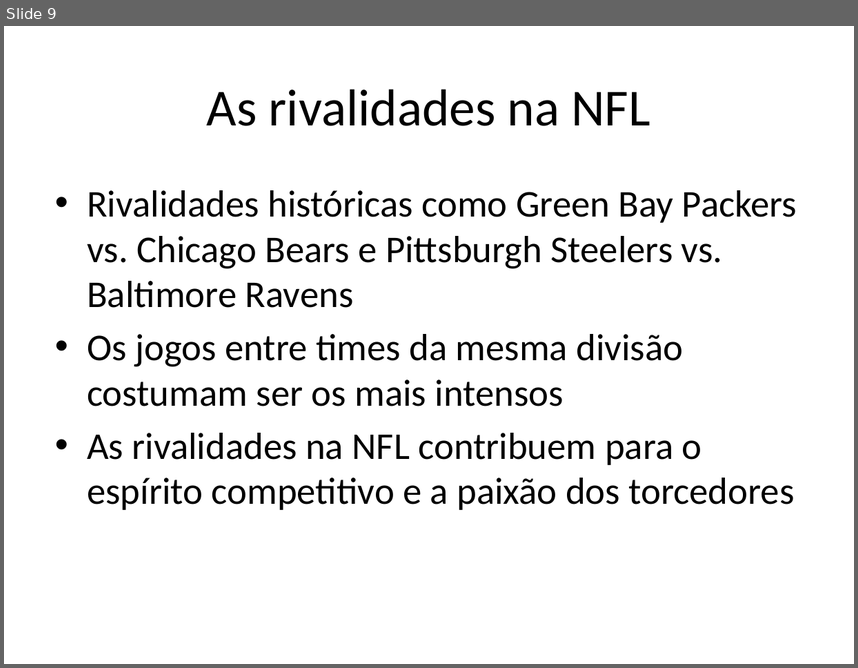
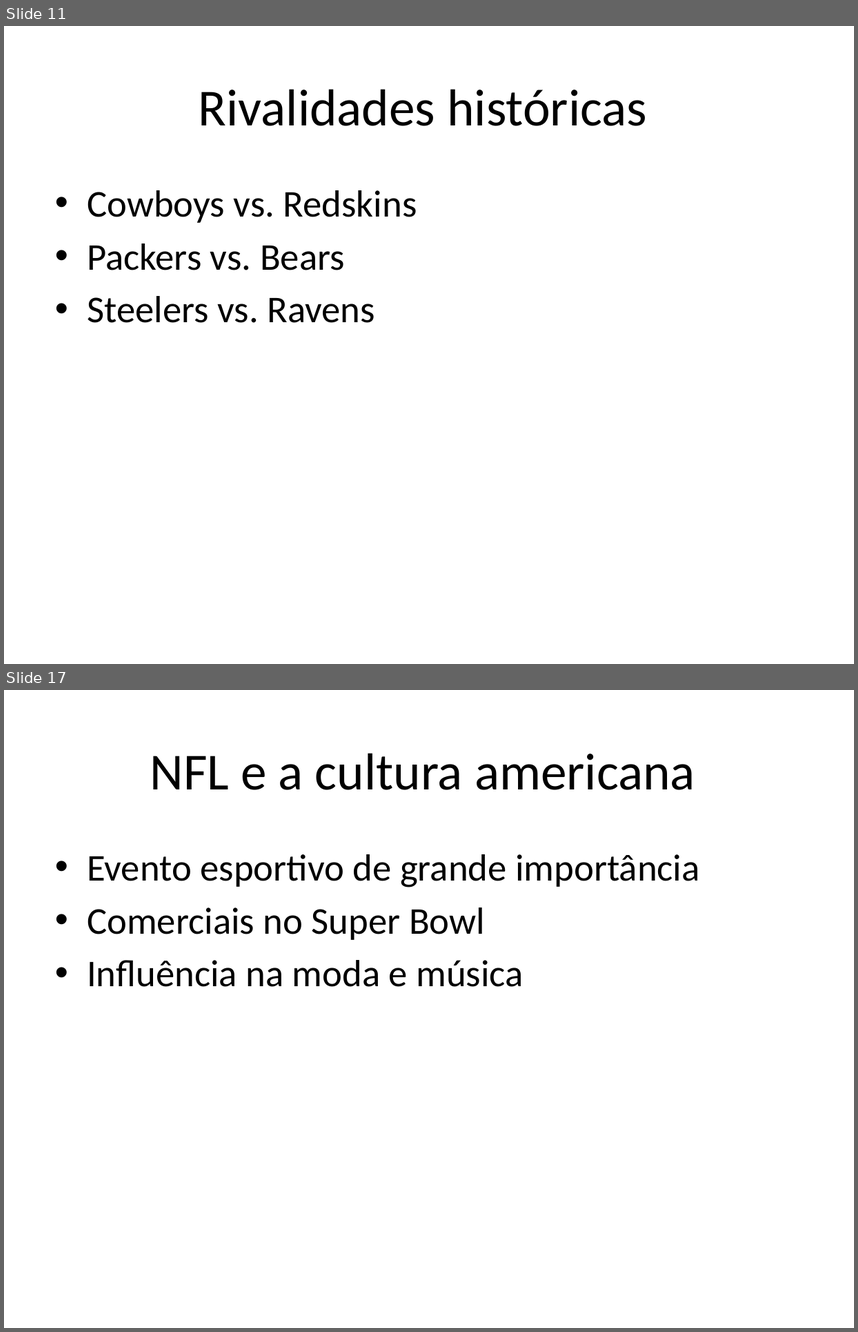
Before and after one commit to lcdlemos/EstagioNutes, a slide deck: IA/auto_apresentacao_IA.pptx. Shown one above the other, each under a label of ours: slide 9 before the commit, slides 11 and 17 after it; the slides between them are not shown. The pictures are 858x668 and 858x1332 pixels, drawn with LibreOffice and Linux fonts; fonts in the diff are those of the drawing. Boxes give left, top, right and bottom in pixels: in the first picture for what was removed or moved away, otherwise in the second. Text is boxed around its words. In the diff, an @@ line names an element or a change of style, - is before the commit and + after.

```diff
--- a/IA/auto_apresentacao_IA.pptx
+++ b/IA/auto_apresentacao_IA.pptx
@@ slide 17 added at (4,690,854,1328), background #FFFFFF @@
@@ title added at (150,753,695,790), 44 pt, text #000000 @@
+NFL e a cultura americana
@@ text added at (87,854,700,987), 32 pt, text #000000 @@
+• Evento esportivo de grande importância
+• Comerciais no Super Bowl
+• Influência na moda e música
@@ what was slide 9 is now slide 11 @@
@@ slide 11 changed as well @@
@@ title at (199,89,647,126): text changed @@
-As rivalidades na NFL
+Rivalidades históricas
@@ text at (87,190,417,323): text changed @@
-• Rivalidades históricas como Green Bay Packers vs. Chicago Bears e Pittsburgh Steelers vs. Baltimore Ravens
-• Os jogos entre times da mesma divisão costumam ser os mais intensos
-• As rivalidades na NFL contribuem para o espírito competitivo e a paixão dos torcedores
+• Cowboys vs. Redskins
+• Packers vs. Bears
+• Steelers vs. Ravens
```
Also in this commit, not shown: 8 other slides changed, 8 other slides added, 5 slides removed, 7 other files.
